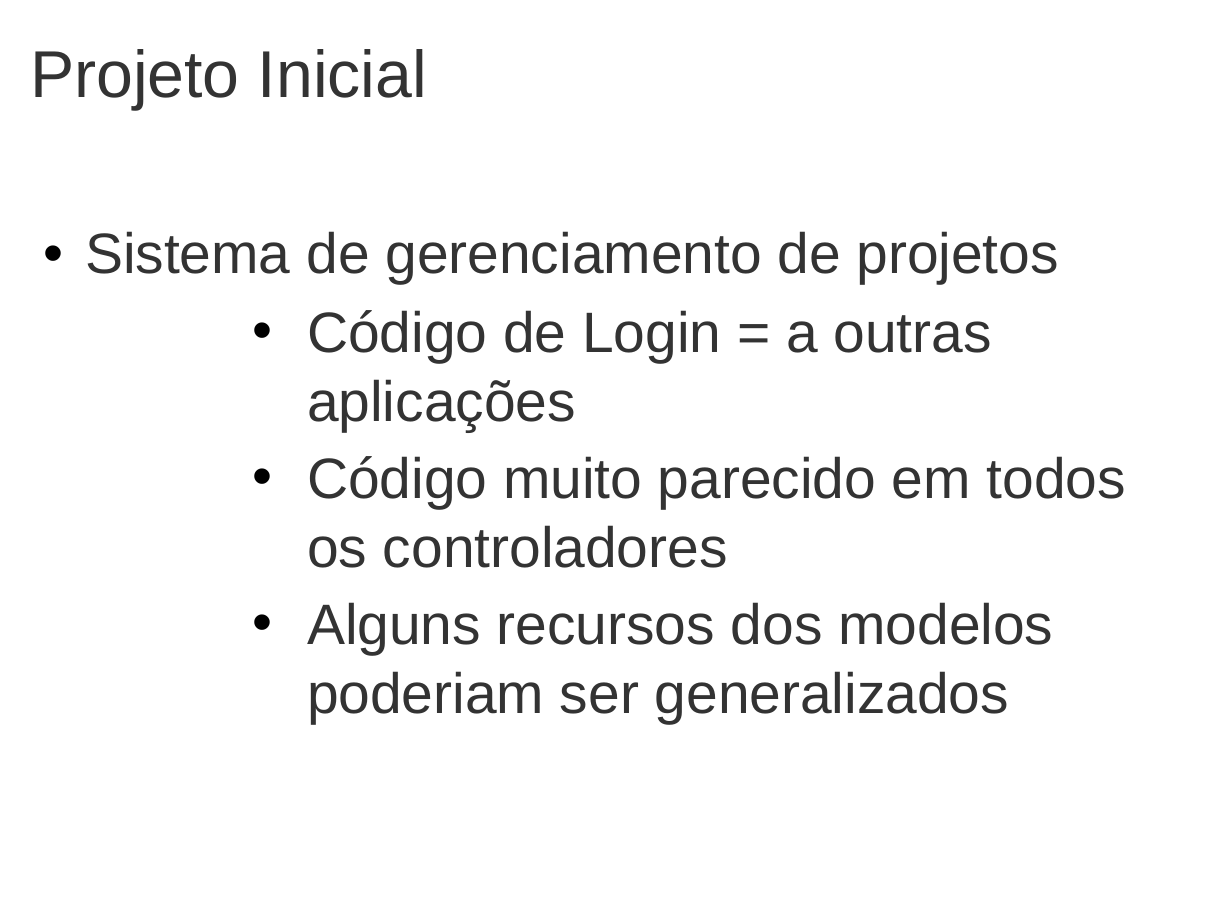
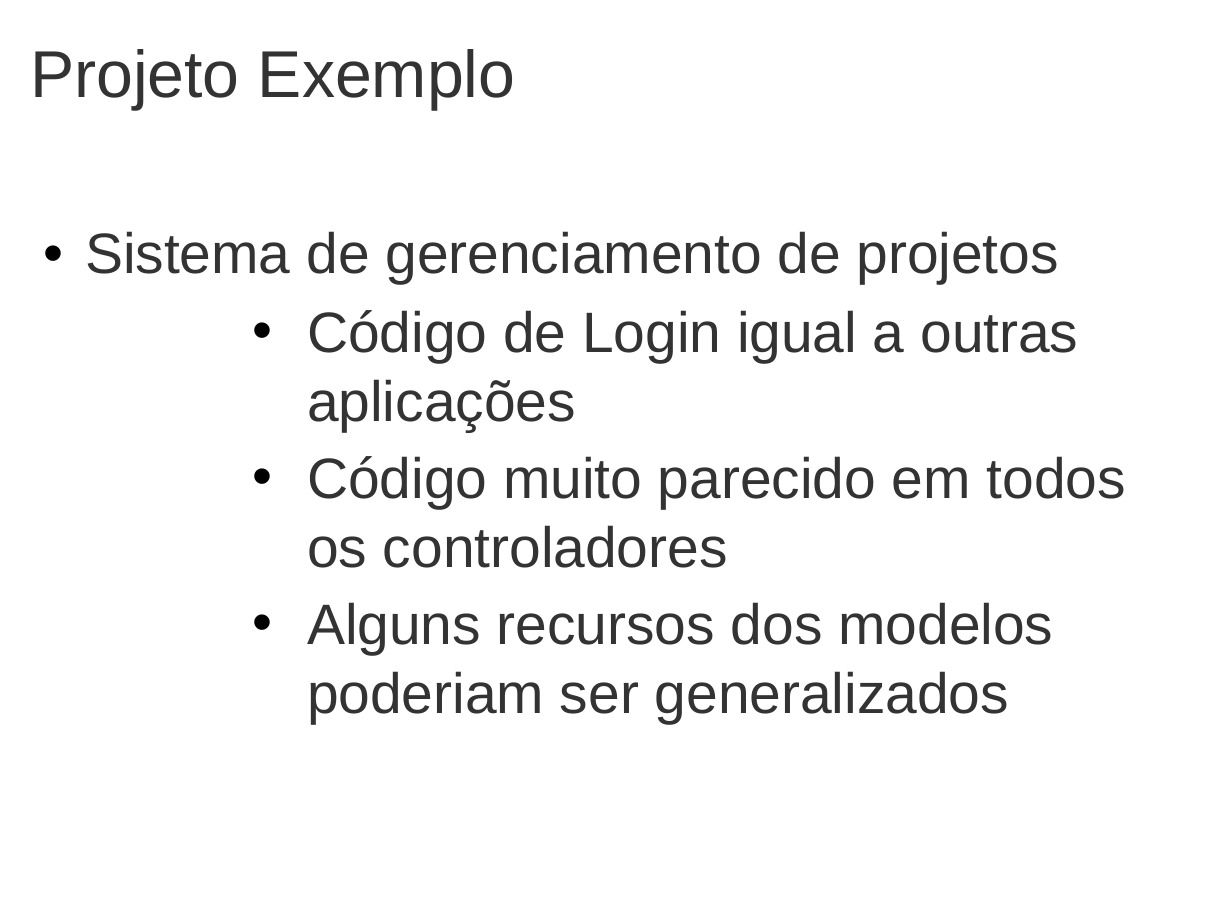
Before and after one commit to urubatan/rsonrails_reutilizacao, a slide deck: slide 5 of Reuso de Código com Rails.ppt (slide 3 before the commit). Drawn at 1232x924 pixels with LibreOffice and Linux fonts; fonts in the diff are those of the drawing; background and template pictures are left out. Boxes give left, top, right and bottom in pixels: in the first picture for what was removed or moved away, otherwise in the second. Text is boxed around its words. In the diff, an @@ line names an element or a change of style, - is before the commit and + after.

```diff
--- a/Reuso de Código com Rails.ppt
+++ b/Reuso de Código com Rails.ppt
@@ title at <box>30,49,516,109</box>: text changed @@
-Projeto Inicial
+Projeto Exemplo
@@ text at <box>307,310,1078,432</box>: text changed @@
-    • Código de Login = a outras aplicações
+    • Código de Login igual a outras aplicações
```
Also in this commit, not shown: 1 other slide changed, 5 slides added, 6 other files.
